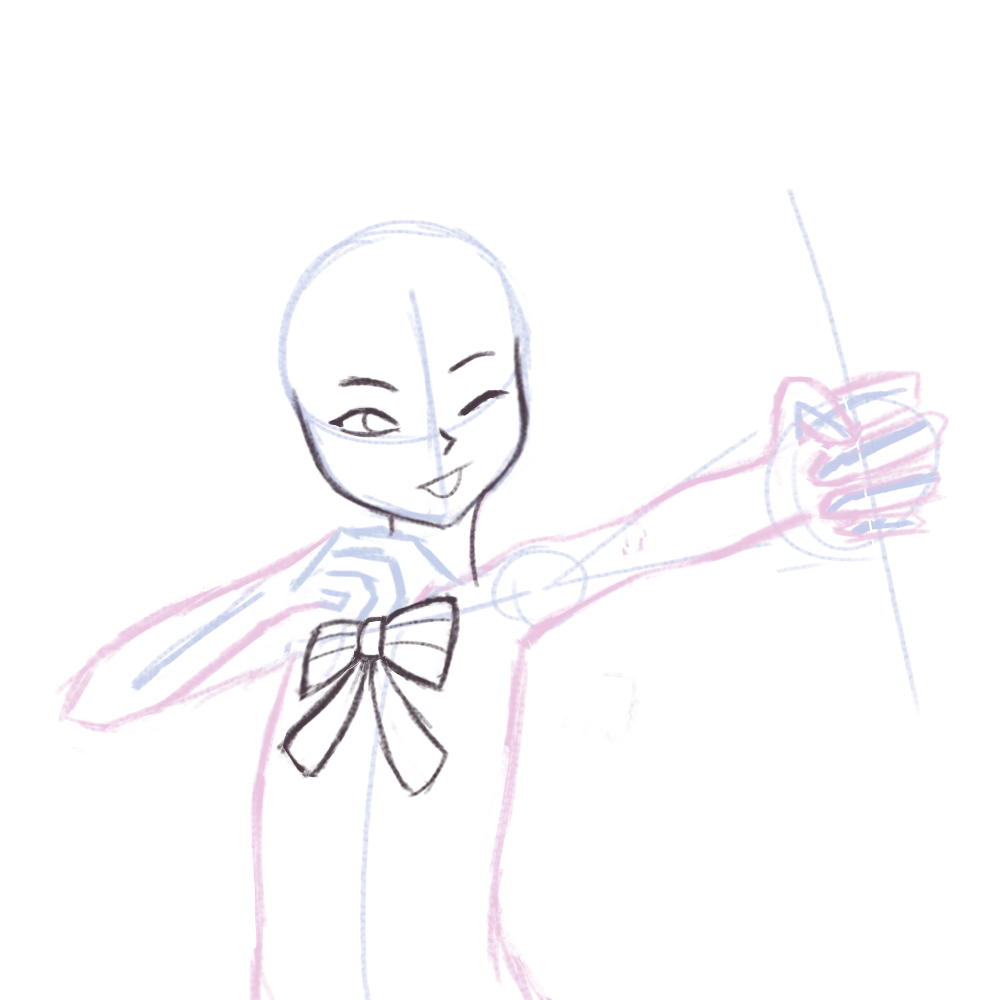
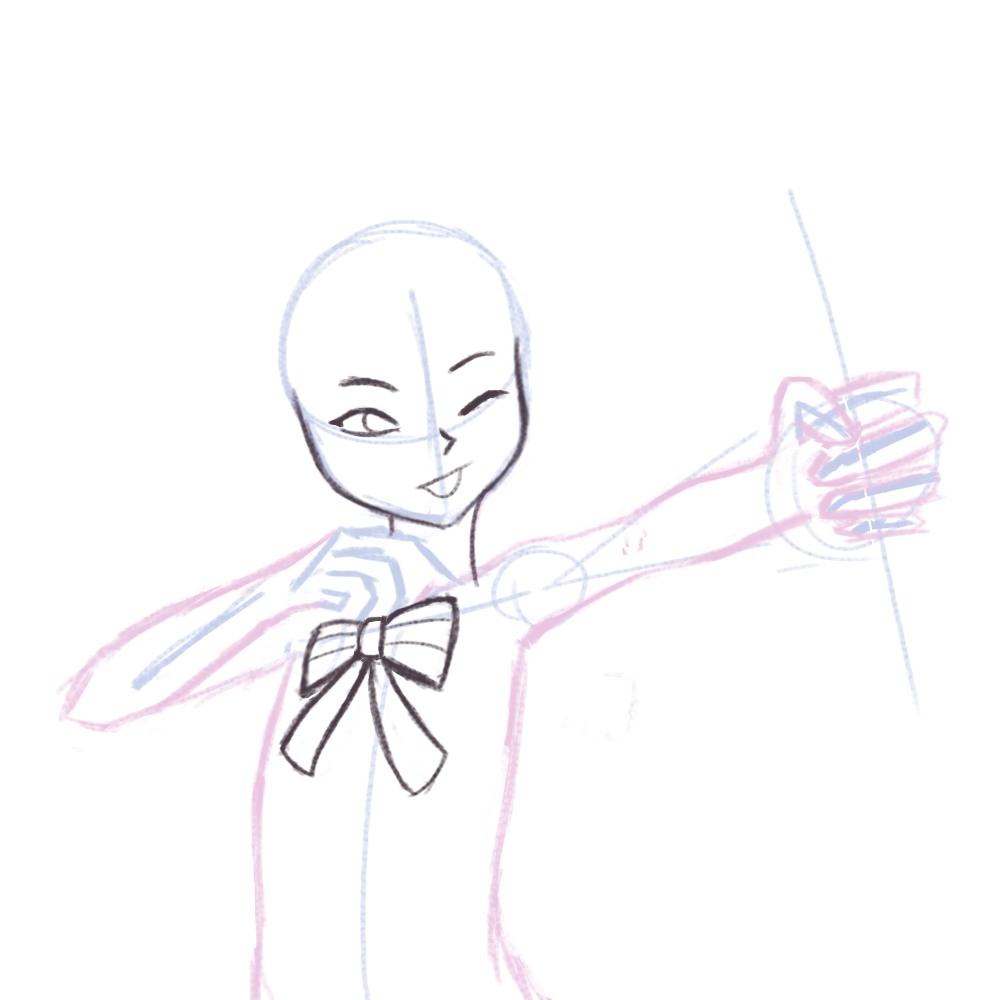
Layered file, before and after one edit (1000 × 1000). Changes by layer:
painted on "rascunho2" over [276, 651, 439, 796]
